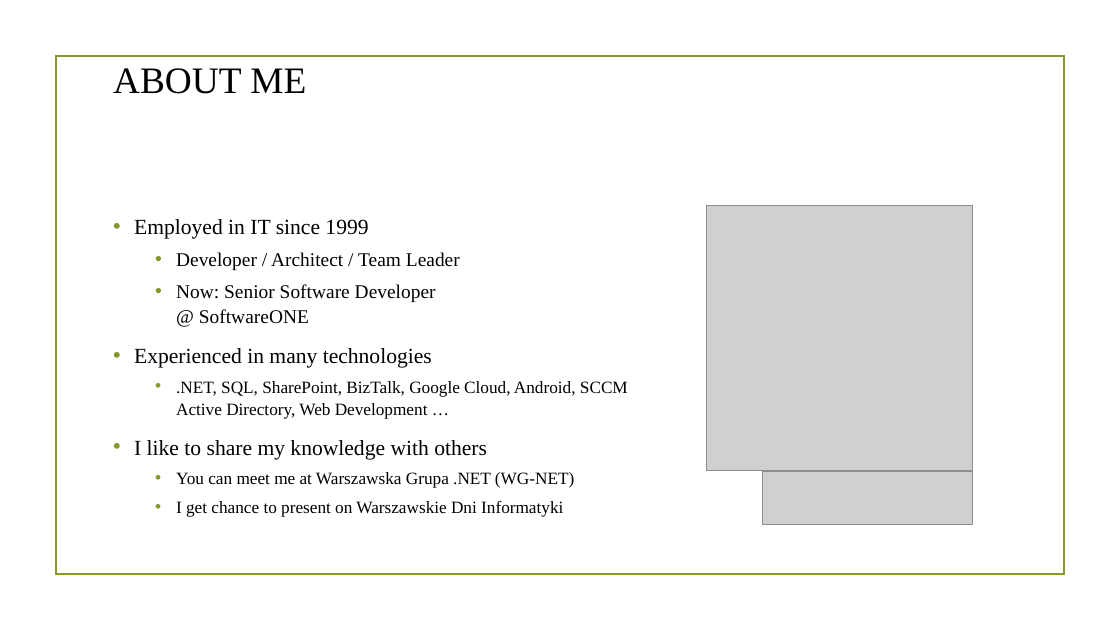
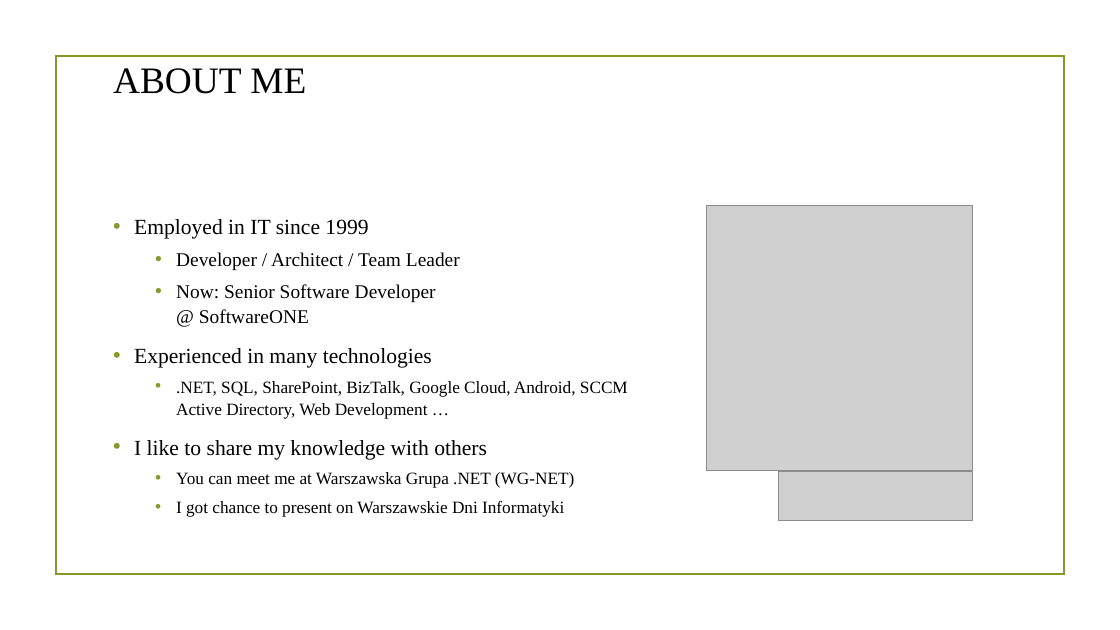
Before and after one commit to MariuszKrzanowski/asynchronous-intuition, a slide deck: slide 3 of slides/AsynchronousIntuition.pptx (slide 2 before the commit). Drawn at 1120x630 pixels with LibreOffice and Linux fonts; fonts in the diff are those of the drawing; grey boxes stand for pictures; background and template pictures are left out. Boxes give left, top, right and bottom in pixels: in the first picture for what was removed or moved away, otherwise in the second. Text is boxed around its words. In the diff, an @@ line names an element or a change of style, - is before the commit and + after.

```diff
--- a/slides/AsynchronousIntuition.pptx
+++ b/slides/AsynchronousIntuition.pptx
@@ picture: place and size @@
-picture at (762, 472, 972, 524)
+picture at (778, 472, 972, 521)
@@ text at (176, 501, 564, 517): text changed @@
-  • I get chance to present on Warszawskie Dni Informatyki
+  • I got chance to present on Warszawskie Dni Informatyki
```
Also in this commit, not shown: 4 other slides changed, 8 slides added.
